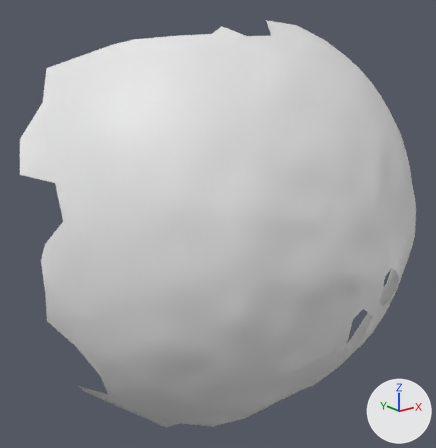
Two versions of the OBJ model res/final/onecam_fullvolume/06/cleanedup/FullVolium.000291.obj, one commit apart.
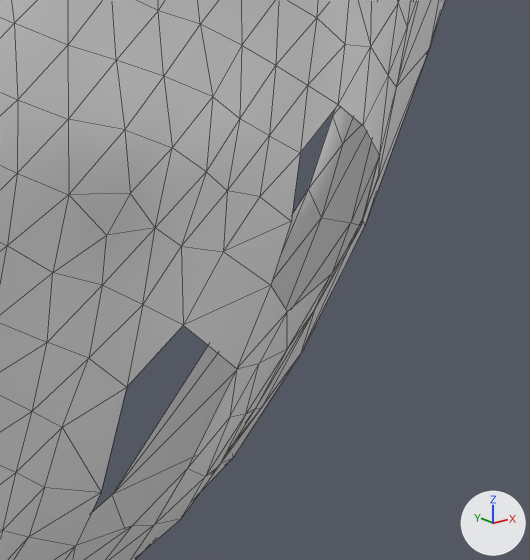
Each version appears first whole from a camera (50 mm lens) standing at (315.6, -34.4, 252.5) and looking at (439.1, 120.0, 190.7), and next in a close-up on the part from 76% to 98% of the width and 56% to 79% of the height. The axes (+X, +Y, +Z) are drawn at lower right. The lights are the same throughout. The close-ups show mesh edges as thin lines. Where no turn or scale is listed for an object, it has been applied to the vertices.

Objects in the first close-up: 'FullVolium.000291'.
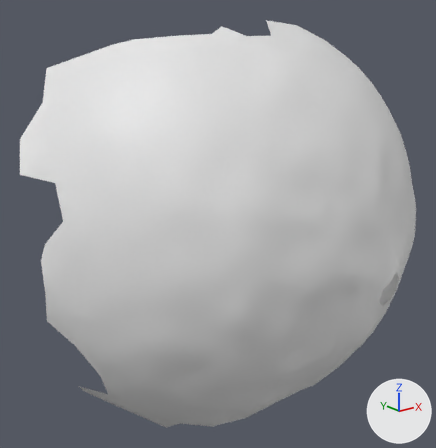
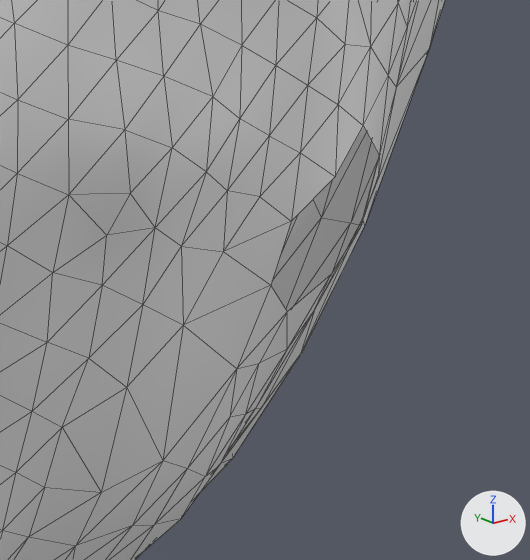
Changed parts and their boxes (x1, y1, x2, y2) in the close-ups (530 x 560 px):
part 1 of me_fullvolium_000291, added: after (76, 105, 363, 546)

Edits to the bpy script that builds the scene:
```text
Change me_fullvolium_000291:
    used by ob_fullvolium_000291; location = (0.0, 0.0, 0.0)
    remove me_fullvolium_000291.from_pydata(...)  # 911 vertices, 1757 faces; spans x 378.1..517.0, y 67.8..156.1, z 117.7..256.8
    add me_fullvolium_000291.from_pydata(...)  # 913 vertices, 1767 faces; spans x 378.1..517.0, y 67.8..156.1, z 117.7..256.8
    me_fullvolium_000291 part 1
    2 vertices are added at (468.2, 69.2, 178.5), (456.0, 70.6, 163.7)
    10 new faces join them
```
